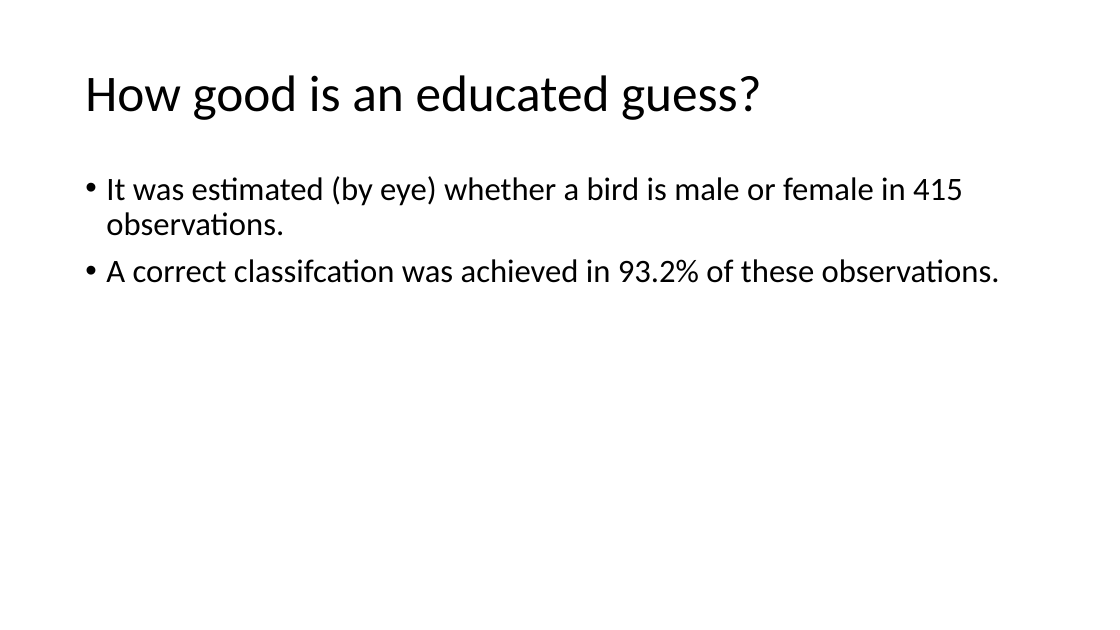
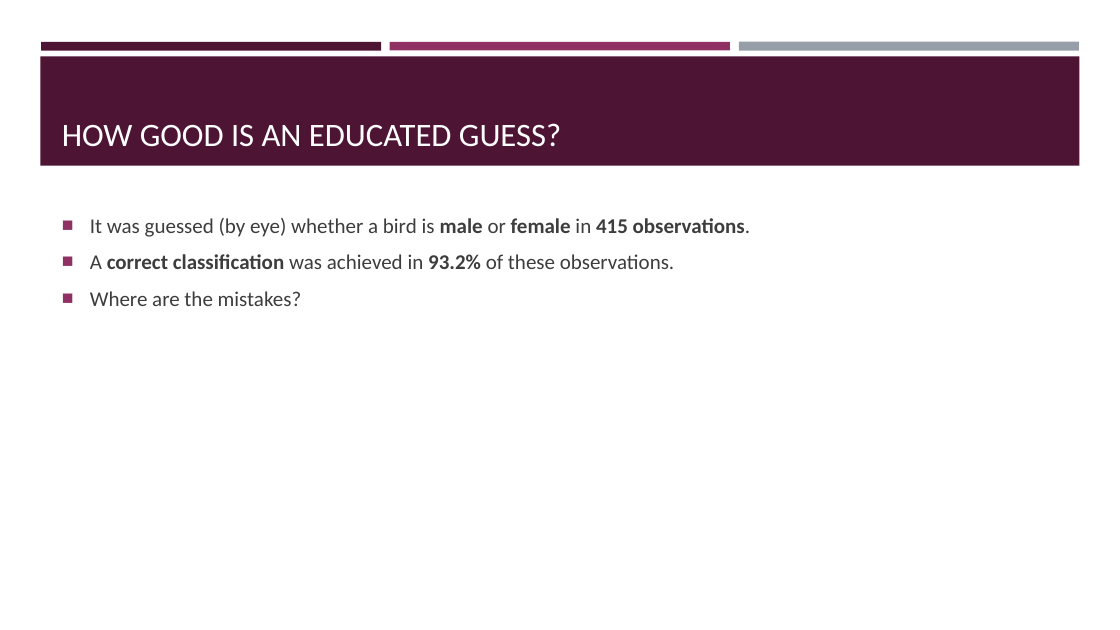
Before and after one commit to AlderCoder/Snow-finches, a slide deck: slide 12 of initial presentation.pptx. Drawn at 1120x630 pixels with LibreOffice and Linux fonts; fonts in the diff are those of the drawing. Boxes give left, top, right and bottom in pixels: in the first picture for what was removed or moved away, otherwise in the second. Text is boxed around its words. In the diff, an @@ line names an element or a change of style, - is before the commit and + after.

```diff
--- a/initial presentation.pptx
+++ b/initial presentation.pptx
@@ rectangle added at (40, 56, 1080, 166), fill #4D1434 @@
@@ rectangle added at (41, 42, 381, 50), fill #4D1434 @@
@@ rectangle added at (390, 42, 730, 50), fill #903163 @@
@@ rectangle added at (739, 42, 1079, 51), fill #969FA7 @@
@@ title "HOW GOOD IS AN EDUCATED ..." at (62, 123, 561, 147): vertical alignment middle to bottom @@
@@ title at (62, 123, 561, 147): text changed; size 44 to 28 pt; text colour #000000 to #FFFFFF @@
-How good is an educated guess?
+HOW GOOD IS AN EDUCATED GUESS?
@@ text "It was guessed (by eye) ..." at (90, 218, 750, 306): vertical alignment top to middle @@
@@ text at (90, 218, 750, 306): text changed; size 28 to 18 pt; text colour #000000 to #3D3D3D @@
-• It was estimated (by eye) whether a bird is male or female in 415 observations.
-• A correct classifcation was achieved in 93.2% of these observations.
+■ It was guessed (by eye) whether a bird is male or female in 415 observations.
+■ A correct classification was achieved in 93.2% of these observations.
+■ Where are the mistakes?
```
Also in this commit, not shown: 19 other slides changed, 1 slide added.
